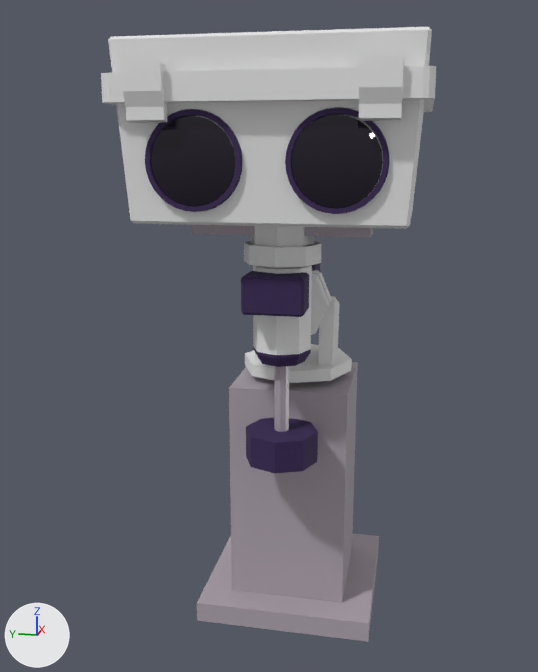
Renders of the glTF model assets/robot2.glb from each side of a commit.
Before and after are seen from a 50 mm lens placed at (-1.549, -0.247, 0.982), pointed at (-0.106, 0.041, 0.621). The axes (+X, +Y, +Z) are drawn at lower left. The lights are the same throughout. Where no turn or scale is listed for an object, it has been applied to the vertices. Vertices at the same position are counted once.

Script lines for the objects in view, before the commit:
```python
me_cube_003 = bpy.data.meshes.new('Cube.003')
me_cube_003.from_pydata(...)  # a box spanning x -0.037..0.032, y -0.163..0.163, z -0.163..-0.133
me_cube_003.materials.append(mat_metal_dull)  # grey #aca1ac
me_cube_014 = bpy.data.meshes.new('Cube.014')
me_cube_014.from_pydata(...)  # 152 vertices, 300 faces; spans x -0.182..0.178, y -0.252..0.252, z -0.134..0.161
me_cube_014.materials.append(mat_plastic)  # white #e7e7e7
me_sphere_003 = bpy.data.meshes.new('Sphere.003')
me_sphere_003.from_pydata(...)  # 1538 vertices, 2944 faces; spans x -0.185..-0.176, y -0.187..0.187, z -0.103..0.039
me_sphere_003.materials.append(mat_material_004)  # black #1a1224
ob_box_bool = bpy.data.objects.new('box_bool', me_cube_014)
ob_box_bool.location = (-0.18, 0.0, 1.0)
ob_cube_003 = bpy.data.objects.new('Cube.003', me_cube_003)
ob_cube_003.location = (-0.18, 0.0, 1.0)
ob_new_lenses = bpy.data.objects.new('new_lenses', me_sphere_003)
ob_new_lenses.location = (-0.183, 0.0, 1.0)
# also in view: 'Cylinder.011' at (-0.339, 0.0, 0.969); 'Cylinder.003' at (0.005, 0.0, 0.61); 'Cylinder' at (-0.191, 0.0, 0.572); 'Cube.007' at (0.0, 0.0, 0.256); 'Cube.004' at (-0.185, 0.0, 0.824)
```
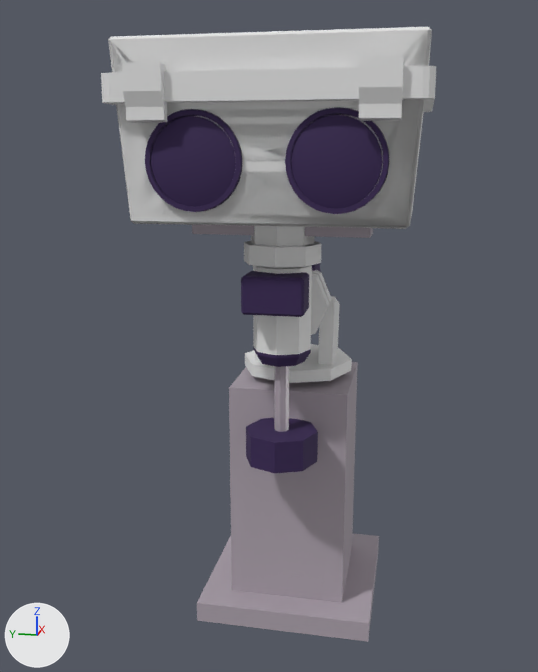
Changed parts and their boxes (x1, y1, x2, y2) in the pictures (538 x 672 px):
'new_lenses', recoloured (black to purple)
    both: (151, 115, 382, 209)
part 1 of me_cube_014, added
    after: (108, 30, 432, 229)

The change in detail:
me_cube_014 is used by ob_box_bool; location (-0.18, 0.0, 1.0).
me_cube_014 had 152 vertices, 300 faces and spanned x -0.182..0.178, y -0.252..0.252, z -0.134..0.161.
me_cube_014 now has 194 vertices, 470 faces and spans x -0.182..0.178, y -0.252..0.252, z -0.134..0.161.
Part 1, on me_cube_014:
20 vertices are added at x -0.177..-0.169, y -0.228..0.228, z -0.129..0.044.
8 new vertices lie (-0.034, 0.0, 0.0) away from vertices in x -0.137, y -0.174..0.174, z -0.099..-0.089.
6 new vertices lie (-0.037, 0.0, 0.0) away from vertices in x -0.137, y -0.198..0.198, z -0.031..-0.015.
6 new vertices lie (-0.033, 0.0, 0.0) away from vertices in x -0.137, y -0.132..0.132, z -0.111..-0.106.
111 new faces join them, mat_plastic (white #e7e7e7).
49 new faces join them, mat_dark_plastic (dark purple #352052).
me_cube_014 now uses material mat_dark_plastic (dark purple #352052).
me_sphere_003 has 1538 vertices, 2944 faces and spans x -0.185..-0.176, y -0.187..0.187, z -0.103..0.039.
me_sphere_003 no longer uses material mat_material_004 (black #1a1224).
me_sphere_003 now uses material mat_dark_plastic (dark purple #352052).
